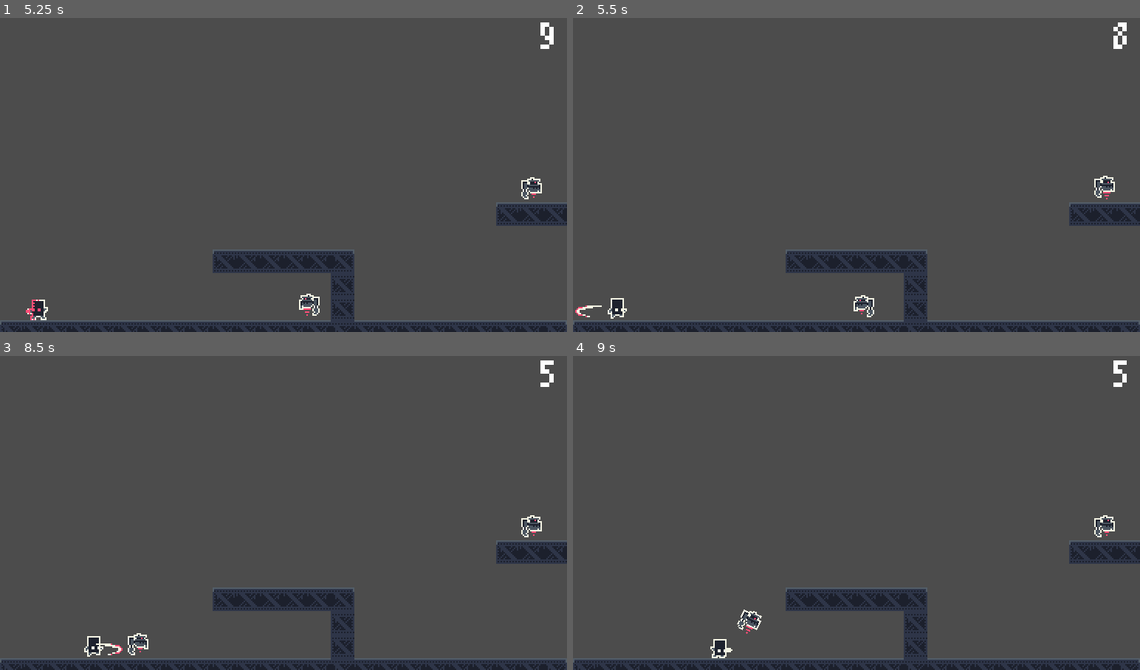
Above: before the commit, frames 1-4 (two rows, left to right).
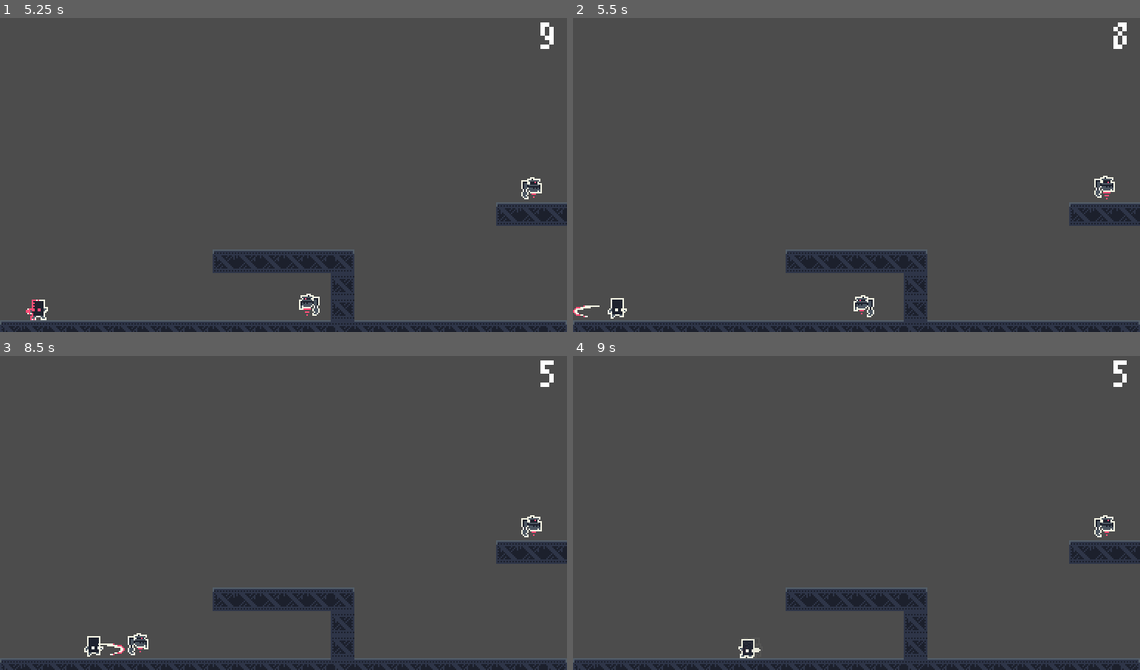
Above: after the commit, the same moments.

Repository: CodePidgy/Time-Step
Game: Godot game, scene res://src/Main/Game.tscn
Two runs of this game, one before a commit and one after it. Both use one fixed random seed, a clock stepped at 60 frames per second and the inputs below.
Inputs (mouse positions are in pixels of both pictures, inside the frame that each line leads up to):
- Up to frame 1 (5.25 s): tap Enter at 0.5 s; move the mouse to (408, 156) at 0.52 s; hold Right mouse button (atk_heavy) 0.53-1.28 s; hold D (move_right) 0.53-2.03 s; tap Space (jump) at 0.77, 1.52, 3.02, 3.77, 4.52 s; move the mouse to (170, 187) at 1.27 s; click (170, 187) at 1.35 s; move the mouse to (340, 102) at 2.02 s; hold A (move_left) 2.03-2.78 s; hold Right mouse button (atk_heavy) 2.03-2.78 s; move the mouse to (255, 237) at 2.77 s; hold D (move_right) 2.78-4.28 s; click (255, 237) at 2.85 s; move the mouse to (453, 222) at 3.52 s; hold Right mouse button (atk_heavy) 3.53-4.28 s; move the mouse to (113, 124) at 4.27 s; hold A (move_left) 4.28-5.03 s; click (113, 124) at 4.35 s; move the mouse to (311, 171) at 5.02 s; hold D (move_right) from 5.03 s (still down); hold Right mouse button (atk_heavy) from 5.03 s (still down)
- Up to frame 2 (5.5 s): keep holding D (move_right); keep holding Right mouse button (atk_heavy)
- Up to frame 3 (8.5 s): move the mouse to (198, 431) at 5.77 s; release D (move_right) at 5.78 s; release Right mouse button (atk_heavy) at 5.78 s; hold A (move_left) 5.78-7.28 s; click (198, 431) at 5.85 s; tap Space (jump) at 6.02, 6.77, 7.52 s; move the mouse to (408, 494) at 6.52 s; hold Right mouse button (atk_heavy) 6.53-7.28 s; move the mouse to (170, 525) at 7.27 s; hold D (move_right) from 7.28 s (still down); click (170, 525) at 7.35 s; move the mouse to (340, 440) at 8.02 s; hold Right mouse button (atk_heavy) from 8.03 s (still down)
- Up to frame 4 (9 s): keep holding D (move_right); move the mouse to (828, 575) at 8.77 s; release Right mouse button (atk_heavy) at 8.78 s; click (828, 575) at 8.85 s

Frame 1 is identical in both runs. In frame 2, less than 0.1% of the frame differs, in the area x 0-6%, y 91-96%; in frame 3, less than 0.1%; in frame 4, 0.5%, in the area x 24-34%, y 80-97%.

Commit message:
Add Player Heavy Attack kill

Diff:
--- a/src/Actor/Enemies/Armstrong/Armstrong.gd
+++ b/src/Actor/Enemies/Armstrong/Armstrong.gd
@@ -12,6 +12,7 @@
 export var DESIRED_STATE = 1
 export var SPEED = 50
 
+var player_direction
 var velocity = Vector2.ZERO
 
 
@@ -43,8 +44,9 @@
 func handle_death():
 	if SM.state != SM.States.DEAD:
 		SM.state = SM.States.DEAD
+		player_direction = Globals.PLAYER.SPRITE.scale.x
 
-		velocity.x = DEATH_VECTOR.x * Globals.PLAYER.SPRITE.scale.x
+		velocity.x = DEATH_VECTOR.x * player_direction
 		velocity.y = DEATH_VECTOR.y
 	elif SM.state == SM.States.DEAD:
-		rotation_degrees = clamp(rotation_degrees + 5 * Globals.PLAYER.SPRITE.scale.x, -90, 90)
+		rotation_degrees = clamp(rotation_degrees + 5 * player_direction, -90, 90)
--- a/src/Actor/Player/Slash/PlayerSlash.gd
+++ b/src/Actor/Player/Slash/PlayerSlash.gd
@@ -1,8 +1,15 @@
 extends Node2D
 
 
-export var SPEED = 100
+onready var DETECT = $Detect
+
+export var SPEED = 130
 
 
 func _physics_process(delta):
 	position.x += SPEED * scale.x * delta
+
+
+func handle_hit(body):
+	if "Armstrong" in body.name:
+		body.ANIMATION_PLAYER.play("die")
--- a/src/Actor/Player/Slash/PlayerSlash.tscn
+++ b/src/Actor/Player/Slash/PlayerSlash.tscn
@@ -1,7 +1,11 @@
-[gd_scene load_steps=4 format=2]
+[gd_scene load_steps=5 format=2]
 
 [ext_resource path="res://assets/art/player/slash sheet.png" type="Texture" id=1]
 [ext_resource path="res://src/Actor/Player/Slash/PlayerSlash.gd" type="Script" id=2]
+
+[sub_resource type="CapsuleShape2D" id=2]
+radius = 2.0
+height = 12.0
 
 [sub_resource type="Animation" id=1]
 resource_name = "slash"
@@ -40,6 +44,14 @@
 texture = ExtResource( 1 )
 hframes = 4
 
+[node name="Detect" type="Area2D" parent="."]
+
+[node name="CollisionShape2D" type="CollisionShape2D" parent="Detect"]
+position = Vector2( -5, 0 )
+rotation = 1.5708
+shape = SubResource( 2 )
+
 [node name="AnimationPlayer" type="AnimationPlayer" parent="."]
 autoplay = "slash"
 anims/slash = SubResource( 1 )
+[connection signal="body_entered" from="Detect" to="." method="handle_hit"]
